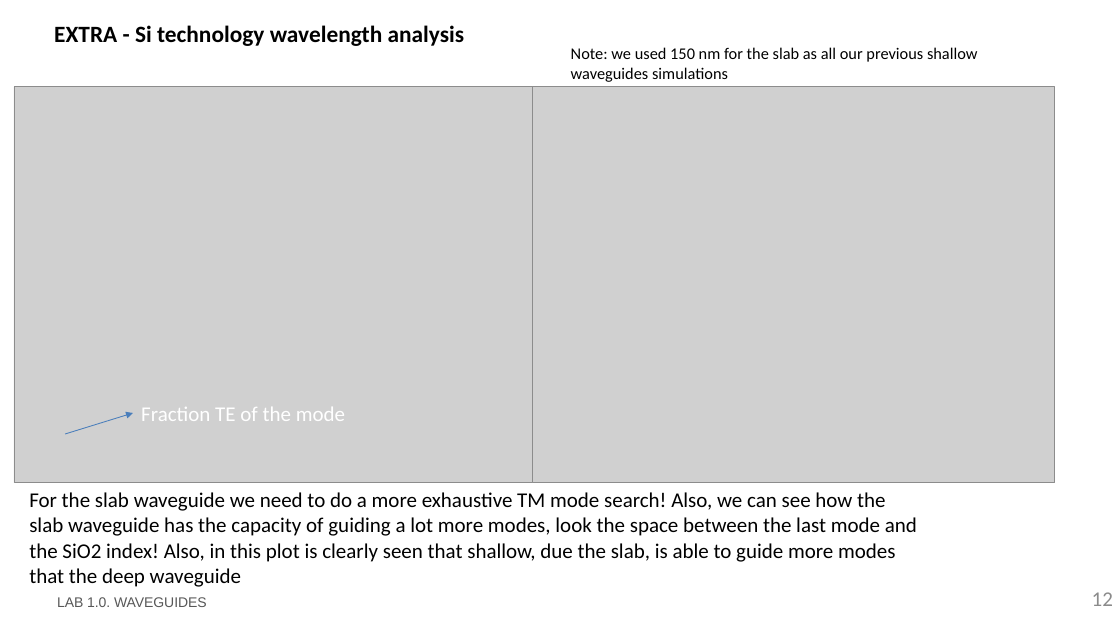
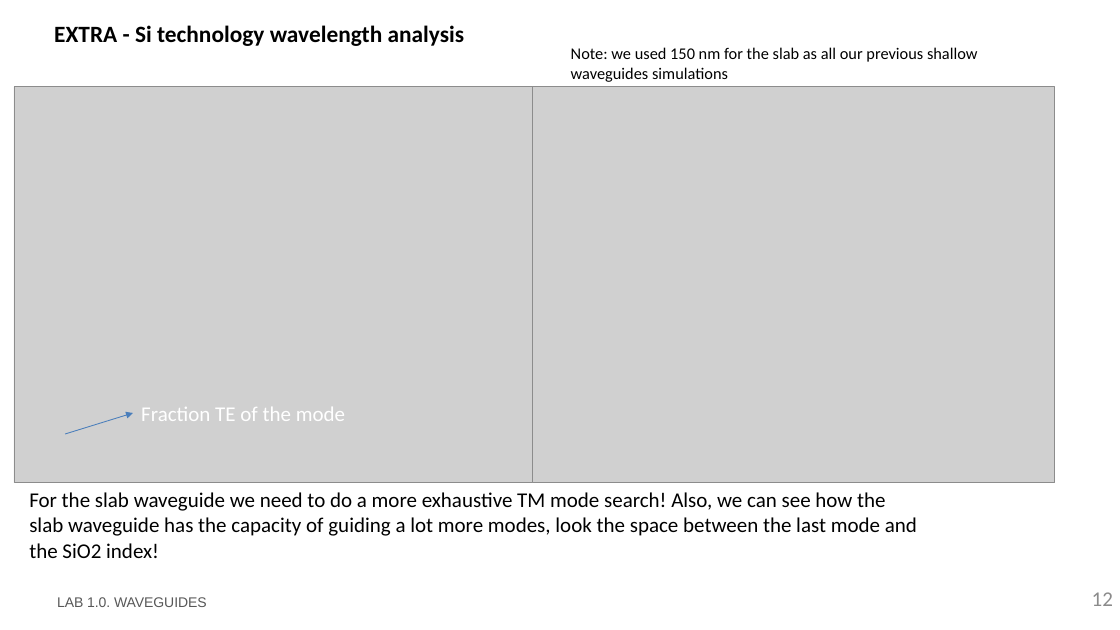
Before and after one commit to DBAEASE/pic-upv-lab1, a slide deck: slide 12 of LabBook_10.pptx. Drawn at 1120x630 pixels with LibreOffice and Linux fonts; fonts in the diff are those of the drawing; grey boxes stand for pictures; background and template pictures are left out. Boxes give left, top, right and bottom in pixels: in the first picture for what was removed or moved away, otherwise in the second. Text is boxed around its words. In the diff, an @@ line names an element or a change of style, - is before the commit and + after.

```diff
--- a/LabBook_10.pptx
+++ b/LabBook_10.pptx
@@ text at (29, 492, 917, 558): text changed @@
-For the slab waveguide we need to do a more exhaustive TM mode search! Also, we can see how the slab waveguide has the capacity of guiding a lot more modes, look the space between the last mode and the SiO2 index! Also, in this plot is clearly seen that shallow, due the slab, is able to guide more modes that the deep waveguide
+For the slab waveguide we need to do a more exhaustive TM mode search! Also, we can see how the slab waveguide has the capacity of guiding a lot more modes, look the space between the last mode and the SiO2 index!
```
Also in this commit, not shown: 8 other slides changed.
